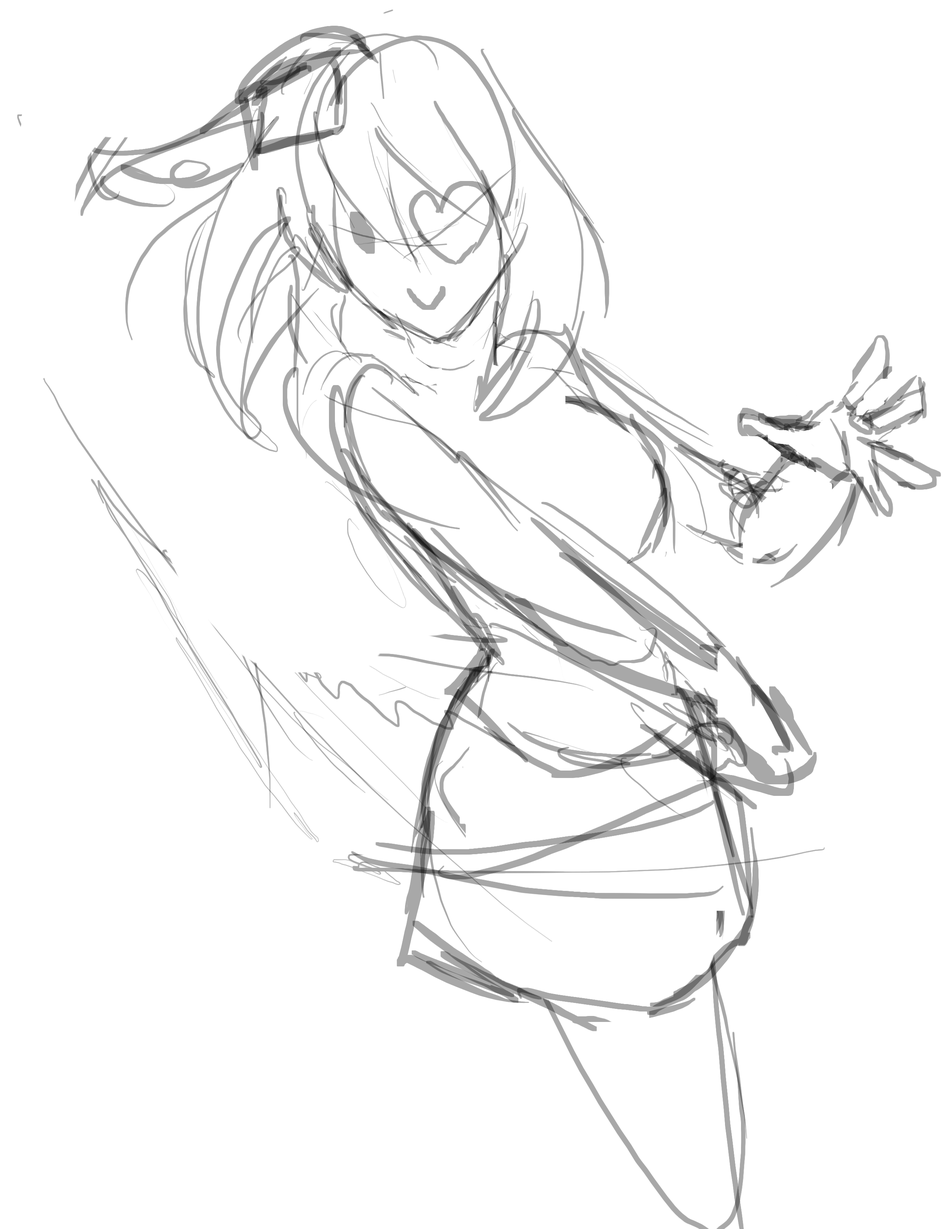
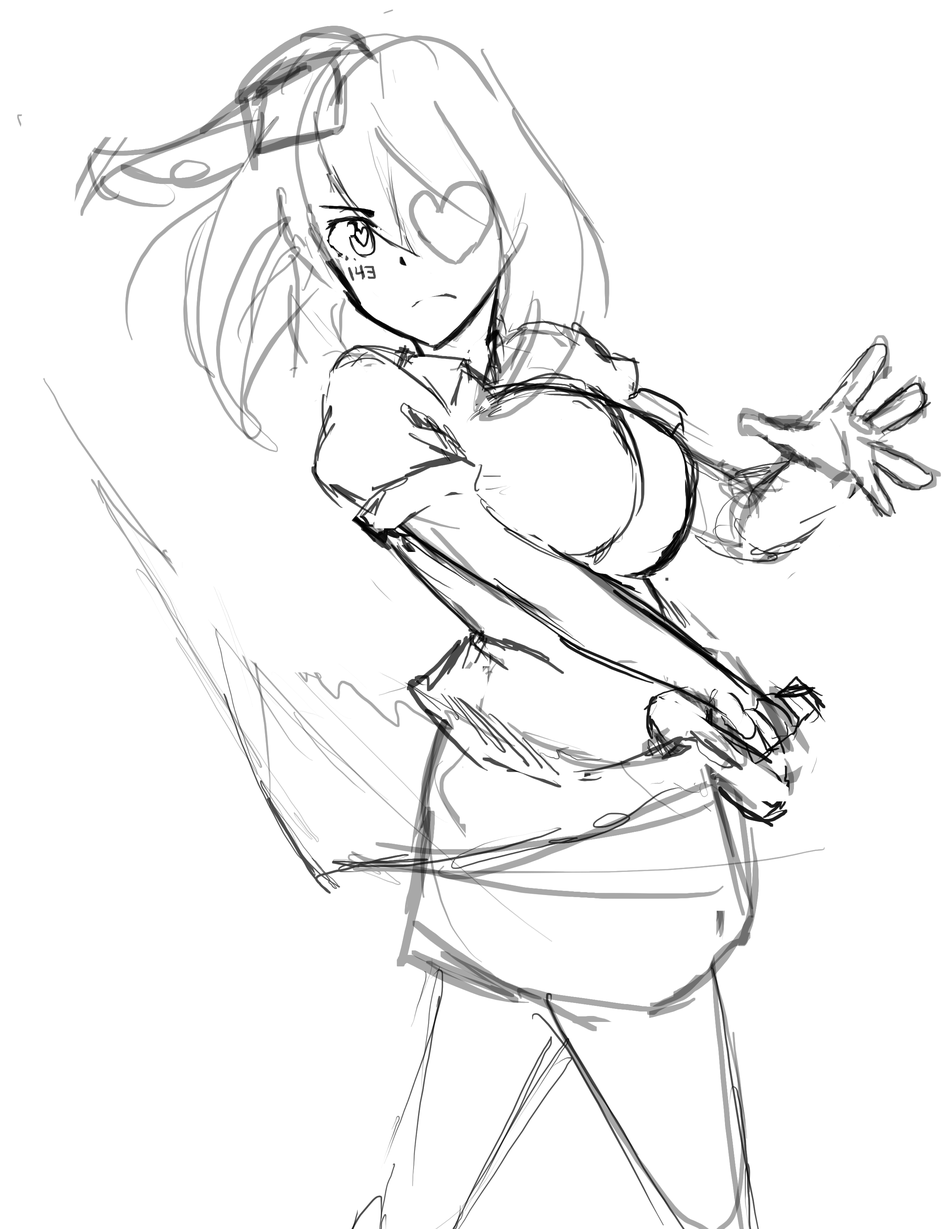
Layered file, before and after one edit (950 x 1229). Changes by layer:
painted on "Layer 2" over (111, 474, 744, 895)
added layer "Layer 7" above "Layer 6" over (411, 293, 458, 308)
added layer "Layer 5" above "Layer 4" over (307, 172, 418, 301)
painted on "Layer 4" over (304, 163, 446, 310)
painted on "Layer 3" over (282, 87, 934, 1229)
